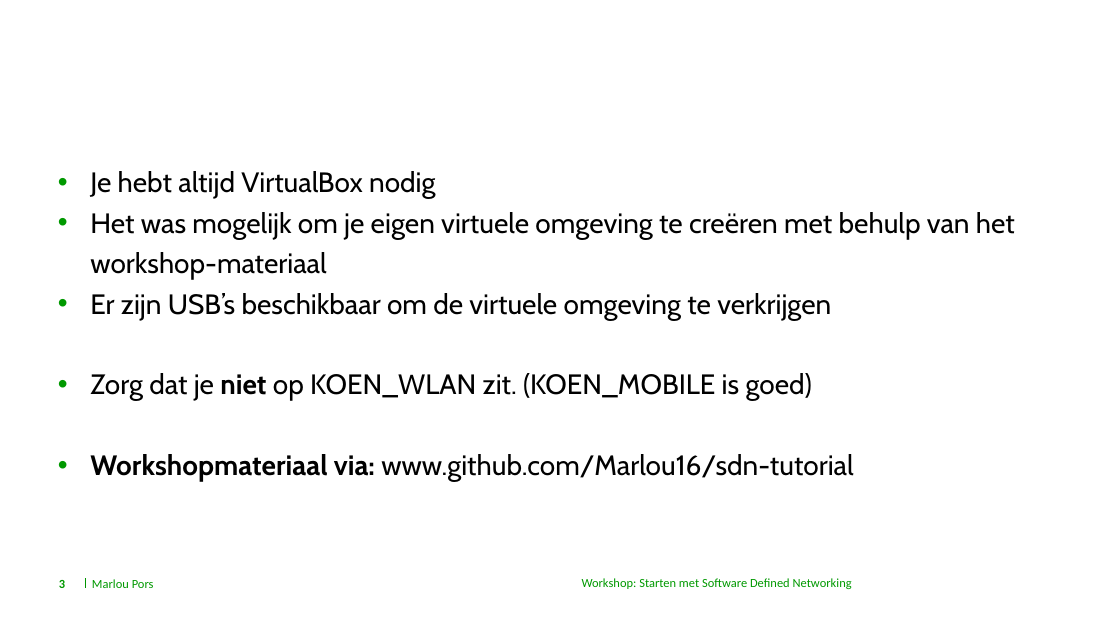
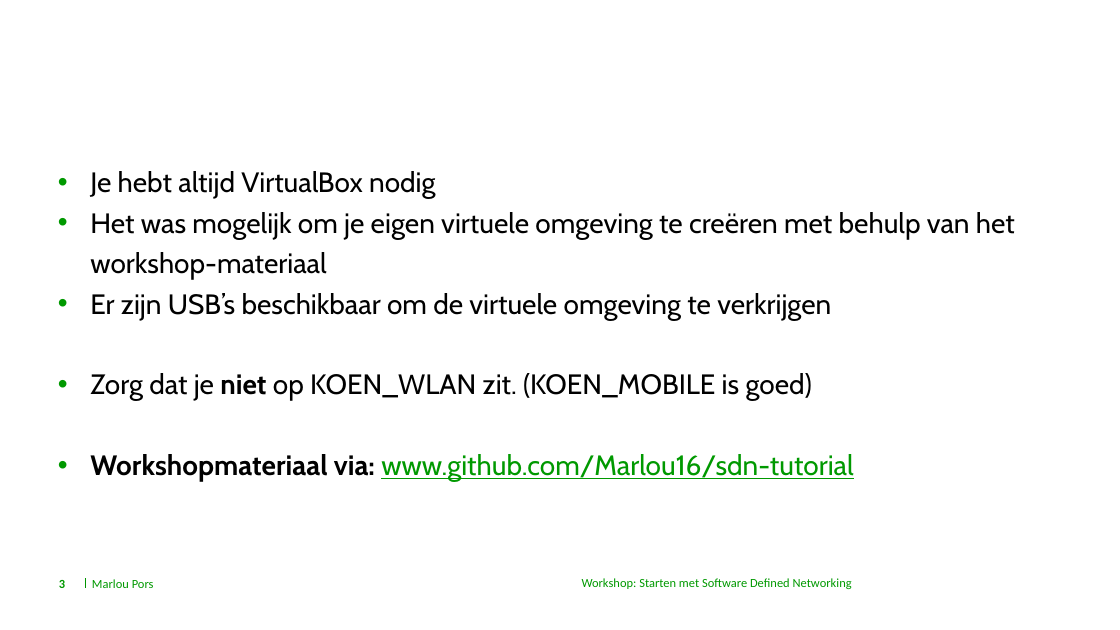
Before and after one commit to Marlou16/sdn-tutorial, a slide deck: slide 3 of Workshop Presentatie.pptx. Drawn at 1120x630 pixels with LibreOffice and Linux fonts; fonts in the diff are those of the drawing; background and template pictures are left out. Boxes give left, top, right and bottom in pixels: in the first picture for what was removed or moved away, otherwise in the second. Text is boxed around its words. In the diff, an @@ line names an element or a change of style, - is before the commit and + after.

```diff
--- a/Workshop Presentatie.pptx
+++ b/Workshop Presentatie.pptx
@@ text at (90, 454, 853, 482): text colour #000000 to #009900, underline on in "www.github.com/Marlou16/sdn-tutorial" @@
```
Also in this commit, not shown: 1 other slide changed.
